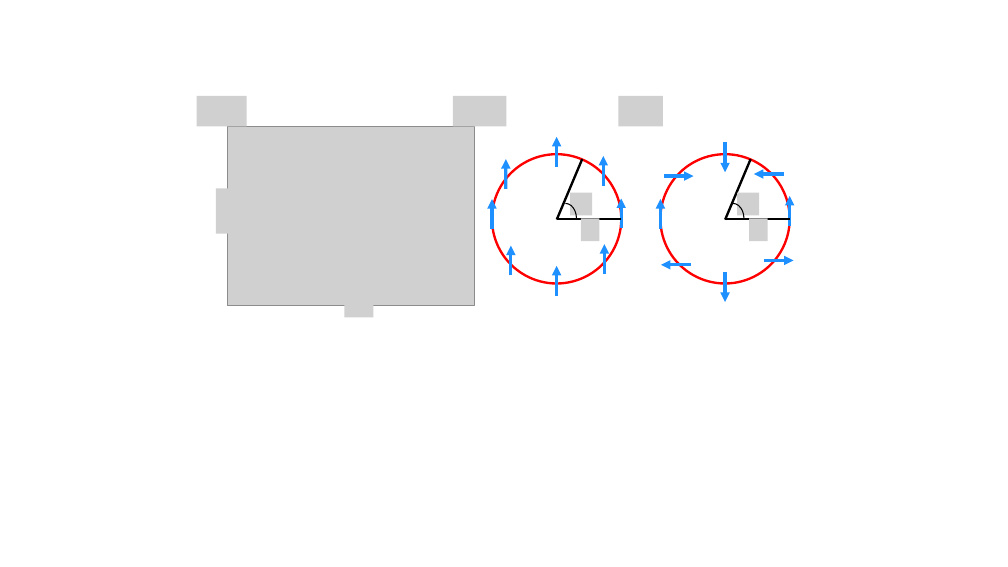
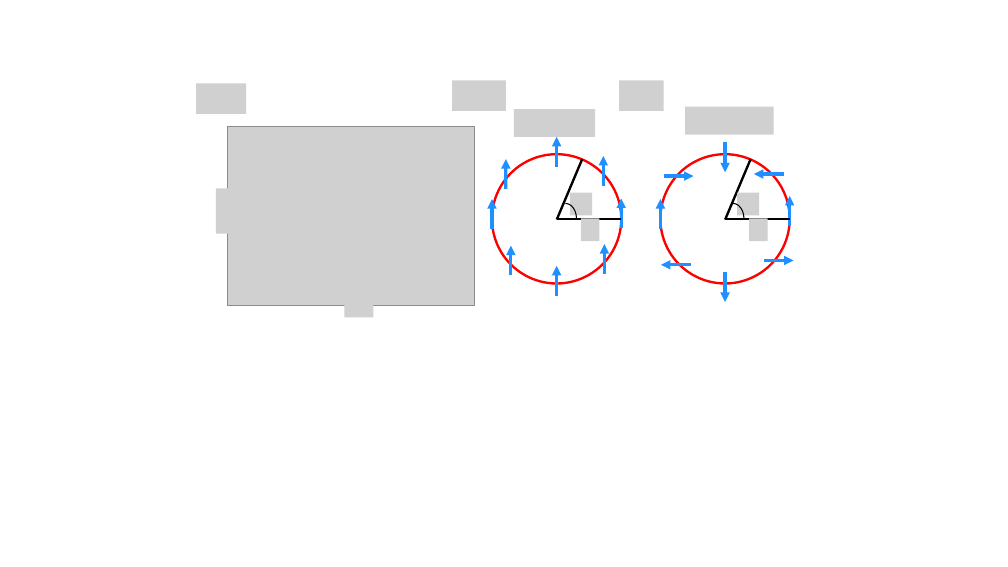
Before and after one commit to WCheng111/physics-computation, a slide deck: slide 1 of iron/vortex.pptx. Drawn at 1008x567 pixels with LibreOffice and Linux fonts; fonts in the diff are those of the drawing; grey boxes stand for pictures. Boxes give left, top, right and bottom in pixels: in the first picture for what was removed or moved away, otherwise in the second. Text is boxed around its words. In the diff, an @@ line names an element or a change of style, - is before the commit and + after.

```diff
--- a/iron/vortex.pptx
+++ b/iron/vortex.pptx
@@ 3 pictures: place and size @@
-3 pictures at <box>197,96,663,126</box>
+3 pictures at <box>197,80,664,113</box>
@@ picture added at <box>514,109,595,137</box> @@
@@ picture added at <box>685,107,774,135</box> @@
```
Also in this commit, not shown: 1 other file.
